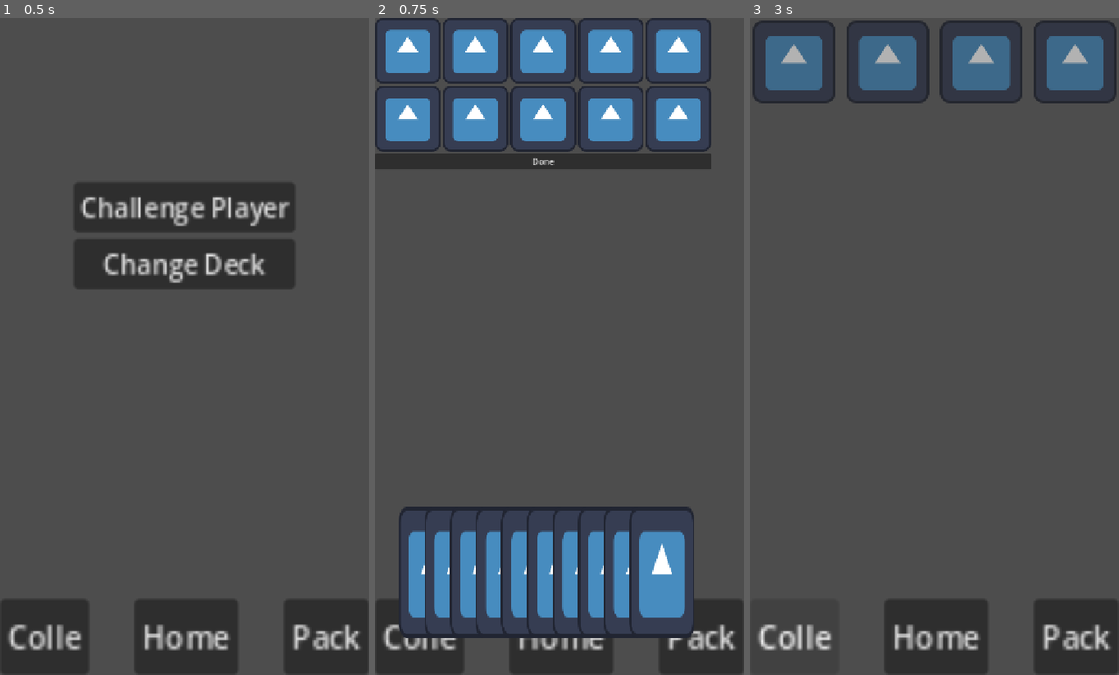
Above: before the commit, frames 1-3 (left to right).
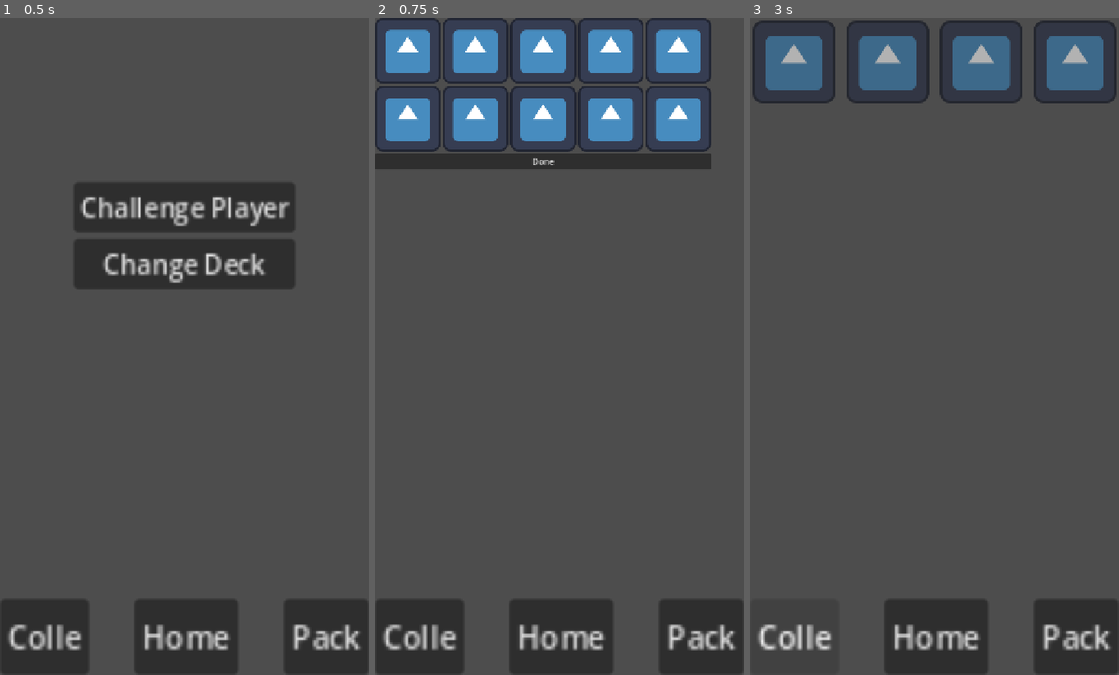
Above: after the commit, the same moments.

Repository: Simon-Kahre/nTCG
Game: Godot game, scene res://scenes/testingEnv.tscn
Same seed, same stepped clock (60 frames per second), same inputs: the game is played once before the commit and once after it. The engine's default icon, where the game draws it, is replaced by a stand-in: a white triangle on a blue panel in a dark square.
Inputs:
- Up to frame 1 (0.5 s): no input
- Up to frame 2 (0.75 s): click "Change Deck" at 0.5 s
- Up to frame 3 (3 s): click "Done" at 1.25 s; click "Done" at 2 s; click "Colle" at 2.75 s

Frame 1 is identical in both runs. In frame 2, 10% of the frame differs, in the area x 6-87%, y 74-95%; in frame 3, nothing differs.

Commit message:
Add function so player deck is updated when done

Diff:
--- a/trading-card-game/scripts/deck_builder.gd
+++ b/trading-card-game/scripts/deck_builder.gd
@@ -13,7 +13,7 @@
 	playerHand = self.find_child("PlayerHand")
 	playerHand.position = Vector2(get_viewport_rect().end.x/2, get_viewport_rect().end.y - 200)
 
-	add_testing_cards()
+	add_cards()
 	center_cards()
 
 	for child in $VBoxContainer/GridContainer.get_children():
@@ -21,7 +21,7 @@
 		child.get_child(0).connect("mouse_exited", left_slot)
 
 func finished():
-	var finalDeck: Array[BasicCard]
+	var finalDeck: Array[PackedScene]
 	var enoughCards = true
 	for card in $VBoxContainer/GridContainer.get_children():
 		if not card is BasicCard:
@@ -30,15 +30,14 @@
 			break
 		else:
 			var packedScene = load(card.scenePath)
-			var newCard = packedScene.instantiate()
-			newCard.scenePath = card.scenePath
-			finalDeck.append(newCard)
+			finalDeck.append(packedScene)
 
 	if enoughCards:
+		self.get_parent().get_parent().find_child("Node").currentDeck = finalDeck
 		self.get_parent().finish_deck()
 
-func add_testing_cards():
-	for card in testingCards:
+func add_cards():
+	for card in self.get_parent().get_parent().find_child("Node").cards:
 		var tempCard = card.instantiate()
 		tempCard.scenePath = card.resource_path
 
